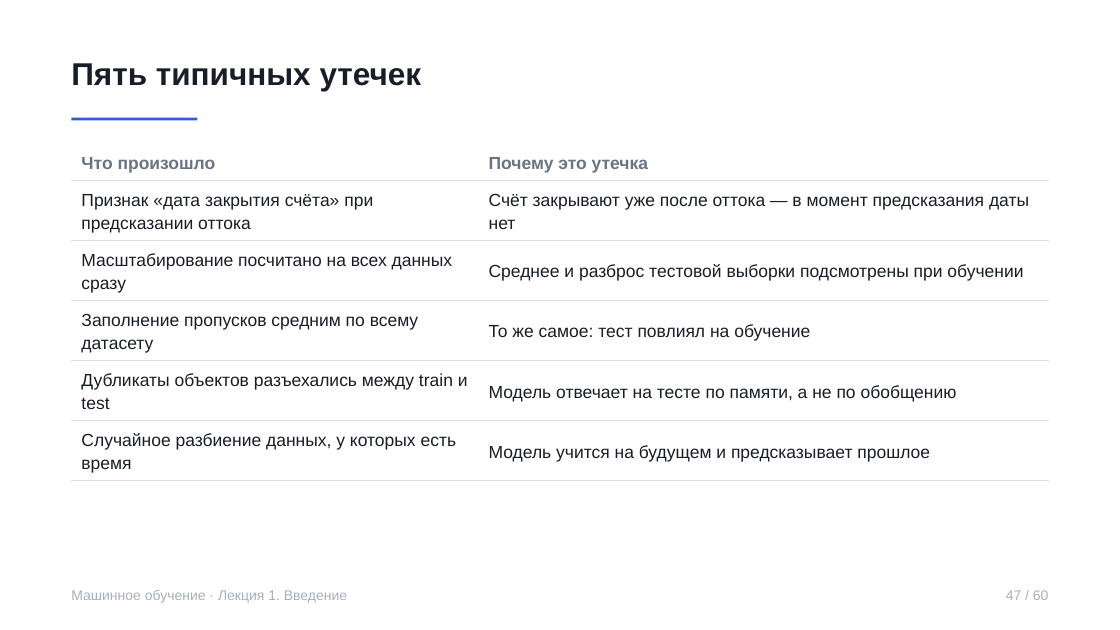
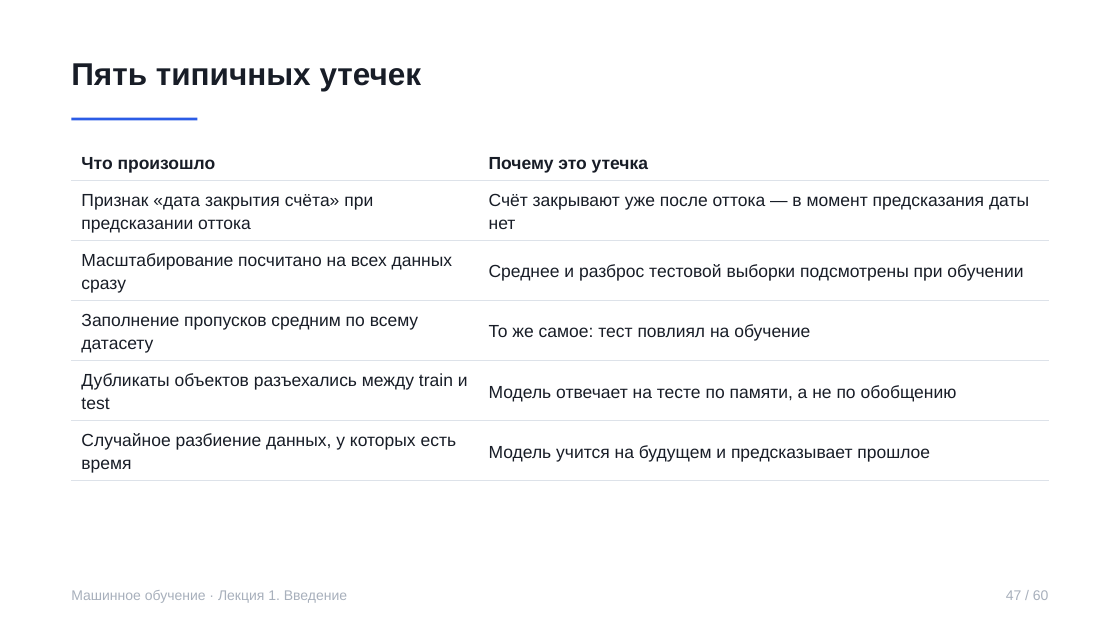
Before and after one commit to rustam-azimov/ml-course-spbu, a slide deck: slide 47 of lectures/lecture01.pptx. Drawn at 1120x630 pixels with LibreOffice and Linux fonts; fonts in the diff are those of the drawing. Boxes give left, top, right and bottom in pixels: in the first picture for what was removed or moved away, otherwise in the second. Text is boxed around its words. In the diff, an @@ line names an element or a change of style, - is before the commit and + after.

```diff
--- a/lectures/lecture01.pptx
+++ b/lectures/lecture01.pptx
@@ table at box(71, 145, 1049, 477) @@
@@ text colour #6B7484 to #181D27 in "Что произошло", "Почему это утечка" @@
```
Also in this commit, not shown: 55 other slides changed, 5 other files.
